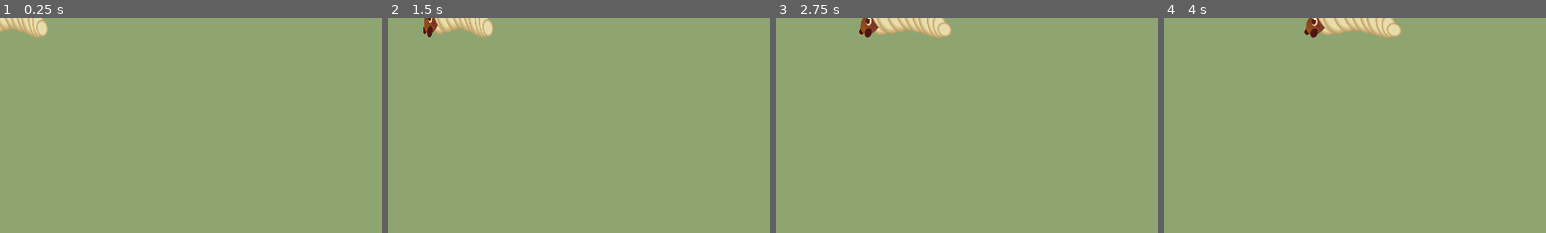
Above: before the commit, frames 1-4 (left to right).
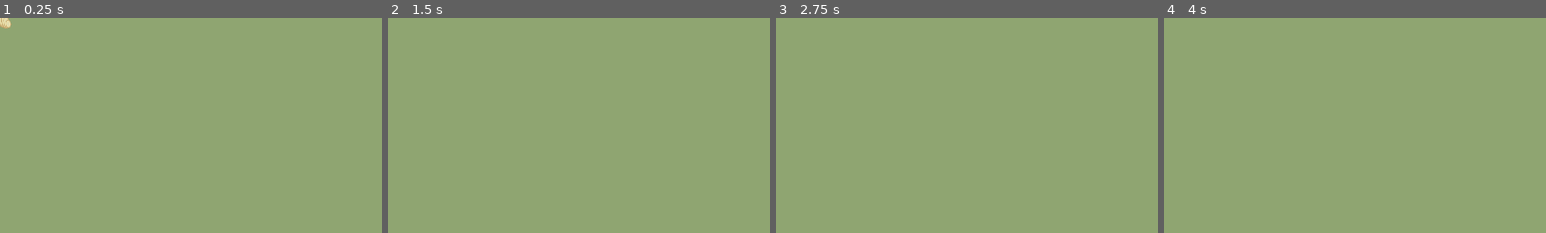
Above: after the commit, the same moments.

Repository: Nodragem/wild-jam-31
Game: Godot game, scene res://scenes/larva.tscn
Two runs of this game, one before a commit and one after it. Both use one fixed random seed, a clock stepped at 60 frames per second and the inputs below. This scene is started directly instead of the project's main scene.
Inputs:
- Up to frame 1 (0.25 s): no input
- Up to frame 2 (1.5 s): hold Right (ui_right) 0.53-1.28 s; hold Space (fire) 0.53-1.28 s; hold Down (ui_down) from 1.28 s (still down); tap Space (fire) at 1.35 s
- Up to frame 3 (2.75 s): release Down (ui_down) at 2.03 s; hold Right (ui_right) from 2.03 s (still down); hold Space (fire) from 2.03 s (still down)
- Up to frame 4 (4 s): release Right (ui_right) at 2.78 s; release Space (fire) at 2.78 s; hold Up (ui_up) 2.78-3.53 s; tap Space (fire) at 2.85 s; hold Left (ui_left) from 3.53 s (still down); hold Space (fire) from 3.53 s (still down)
The pictures show only the part of the screen within x 0-50%, y 0-50%; the shares and areas given below are measured in that part.

The runs differ from the first frame. In frame 1, 0.8% of the frame differs, in the area x 0-13%, y 0-10%; in frame 2, 1.3%; in frame 3, 1.7%; in frame 4, 1.8%, in the area x 36-63%, y 0-10%.

Commit message:
Smaller larva and large nb

Diff:
--- a/scenes/larva.tscn
+++ b/scenes/larva.tscn
@@ -20,9 +20,11 @@
 }
 
 [sub_resource type="RectangleShape2D" id=2]
-extents = Vector2( 41.7461, 93.3912 )
+extents = Vector2( 30.9345, 66.7305 )
 
 [node name="Larva" type="KinematicBody2D"]
+position = Vector2( 12.5992, 1.88988 )
+scale = Vector2( 0.5, 0.5 )
 script = ExtResource( 2 )
 __meta__ = {
 "_edit_group_": true
@@ -39,6 +41,6 @@
 anims/LarvaMove = SubResource( 1 )
 
 [node name="CollisionShape2D" type="CollisionShape2D" parent="."]
-position = Vector2( -1.2599, 4.40968 )
+position = Vector2( -50.0368, 7.1995 )
 rotation = 1.5708
 shape = SubResource( 2 )
--- a/scripts/Larva.gd
+++ b/scripts/Larva.gd
@@ -3,4 +3,4 @@
 
 
 func _process(delta):
-	position.x += 120*delta
+	position.x -= 120*delta
--- a/scripts/Trees.gd
+++ b/scripts/Trees.gd
@@ -2,7 +2,7 @@
 
 const LarvaScn = preload("res://scenes/Larva.tscn")
 onready var nest = $Nest
-export var max_larva = 3
+export var max_larva = 100
 var nb_larva = 0
 
 func _ready():
@@ -15,7 +15,8 @@
 	var larva = LarvaScn.instance()
 	add_child(larva)
 	larva.global_transform = nest.global_transform
-	$LarvaTimer.wait_time = rand_range(2,6)
+	$LarvaTimer.wait_time = rand_range(2,7)
+	$LarvaTimer.start()
 	if nb_larva < max_larva:
 		$LarvaTimer.start()
 	else:
